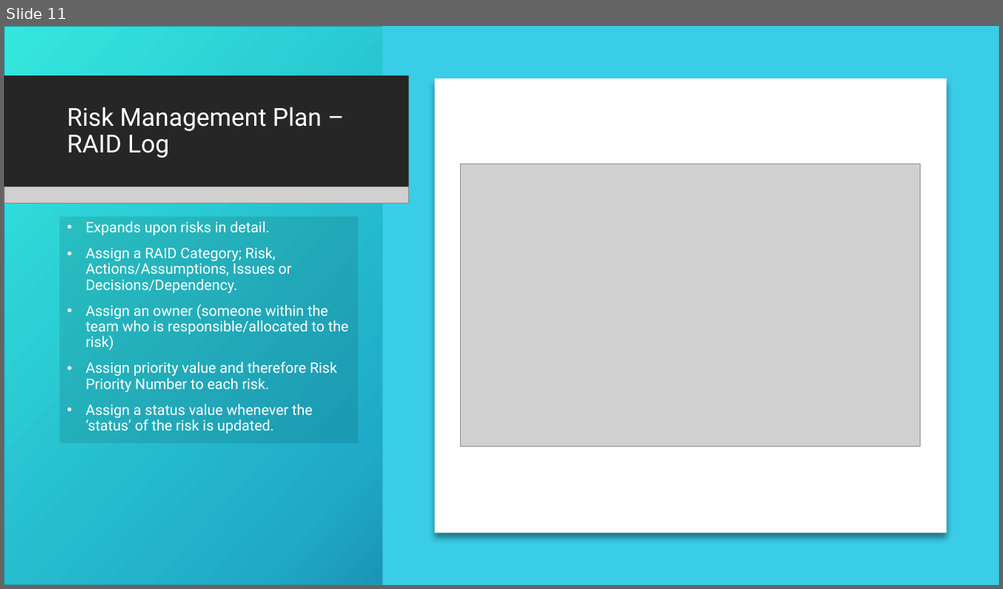
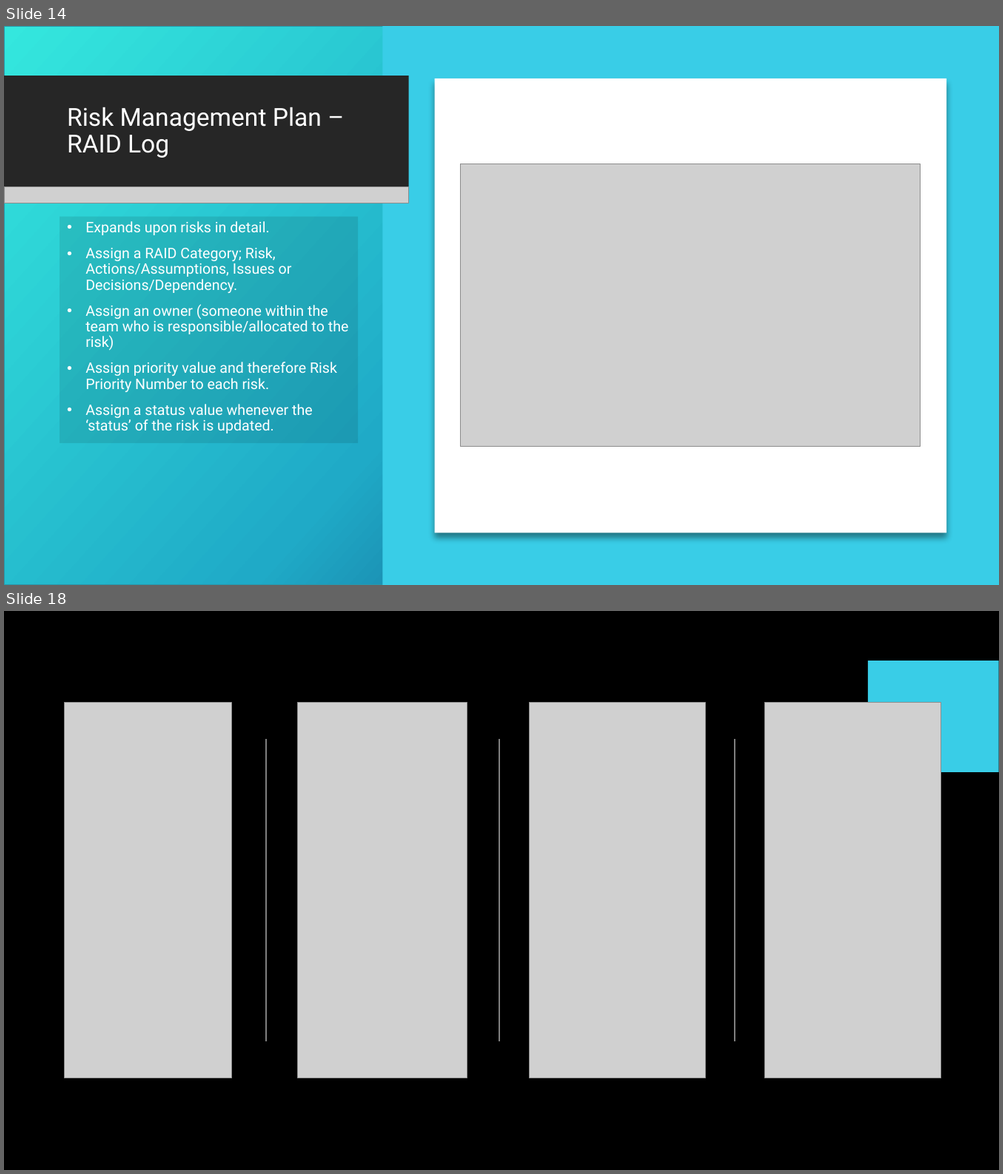
Before and after one commit to c3026923/south-yorkshire-bus-journey-planner, a slide deck: SY Bus Journey Planner Presentation.pptx. Shown one above the other, each under a label of ours: slide 11 before the commit, slides 14 and 18 after it; the slides between them are not shown. The pictures are 1003x589 and 1003x1174 pixels, drawn with LibreOffice and Linux fonts; fonts in the diff are those of the drawing; grey boxes stand for pictures; background and template pictures are left out. Boxes give left, top, right and bottom in pixels: in the first picture for what was removed or moved away, otherwise in the second. Text is boxed around its words. In the diff, an @@ line names an element or a change of style, - is before the commit and + after.

```diff
--- a/SY Bus Journey Planner Presentation.pptx
+++ b/SY Bus Journey Planner Presentation.pptx
@@ slide 18 added at (x1=4, y1=611, x2=999, y2=1170), background picture (left out); not listed: 1 template element that a slide beside it also shows @@
@@ picture added at (x1=65, y1=703, x2=232, y2=1079) @@
@@ picture added at (x1=298, y1=703, x2=467, y2=1079) @@
@@ picture added at (x1=529, y1=703, x2=705, y2=1079) @@
@@ picture added at (x1=764, y1=703, x2=941, y2=1079) @@
@@ line added from (266, 739) to (266, 1042), #7F7F7F 1.5 pt @@
@@ line added from (499, 739) to (499, 1042), #7F7F7F 1.5 pt @@
@@ line added from (735, 739) to (735, 1042), #7F7F7F 1.5 pt @@
@@ what was slide 11 is now slide 14 @@
```
Also in this commit, not shown: 2 slides changed, 6 other slides added, 3 slides removed.
